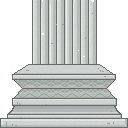
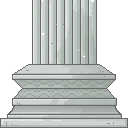
Revision of a layered 128×128 image; what changed, layer by layer:
added layer "Layer 7" (31%) above "Layer 4" over (x1=42, y1=8, x2=125, y2=121)
